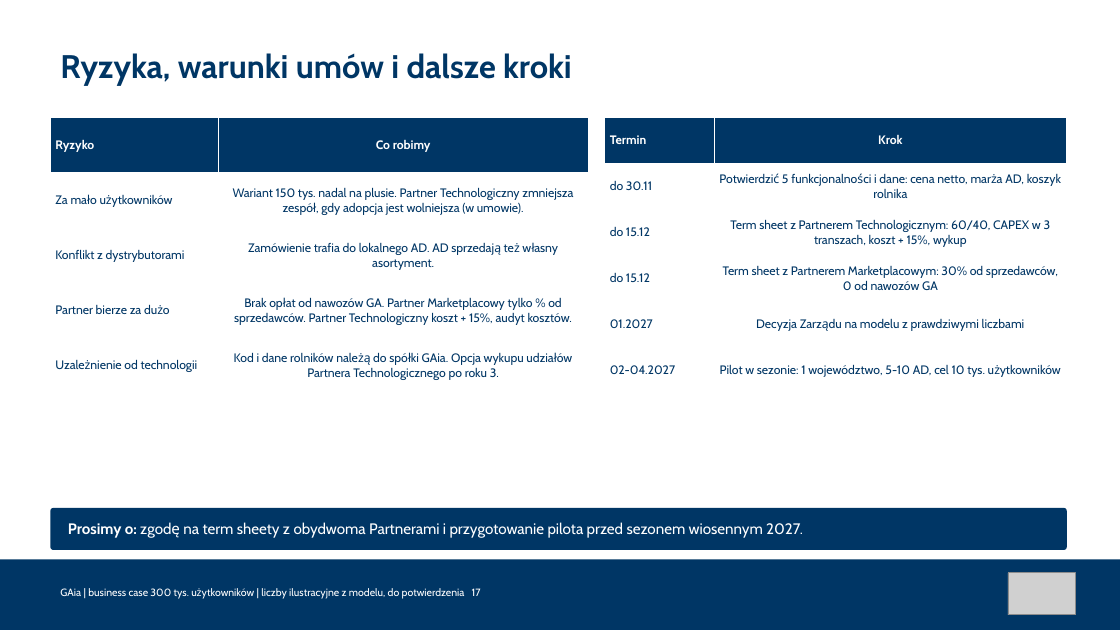
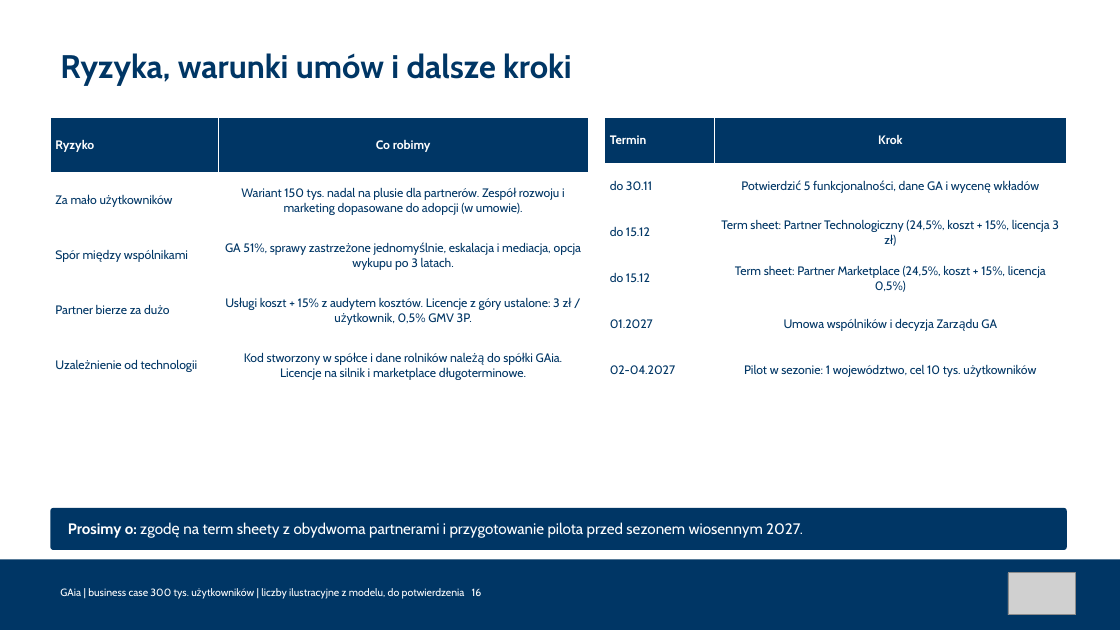
Before and after one commit to Angelika-pruchniak/gaia, a slide deck: slide 16 of GA_GAia_business_case_300k.pptx (slide 17 before the commit). Drawn at 1120x630 pixels with LibreOffice and Linux fonts; fonts in the diff are those of the drawing; grey boxes stand for pictures. Boxes give left, top, right and bottom in pixels: in the first picture for what was removed or moved away, otherwise in the second. Text is boxed around its words. In the diff, an @@ line names an element or a change of style, - is before the commit and + after.

```diff
--- a/GA_GAia_business_case_300k.pptx
+++ b/GA_GAia_business_case_300k.pptx
@@ table at <box>50,118,588,393</box> @@
-row 2, column 2: Wariant 150 tys. nadal na plusie. Partner Technologiczny zmniejsza zespół, gdy adopcja jest wolniejsza (w umowie).
+row 2, column 2: Wariant 150 tys. nadal na plusie dla partnerów. Zespół rozwoju i marketing dopasowane do adopcji (w umowie).
-row 3, column 1: Konflikt z dystrybutorami
+row 3, column 1: Spór między wspólnikami
-row 3, column 2: Zamówienie trafia do lokalnego AD. AD sprzedają też własny asortyment.
+row 3, column 2: GA 51%, sprawy zastrzeżone jednomyślnie, eskalacja i mediacja, opcja wykupu po 3 latach.
-row 4, column 2: Brak opłat od nawozów GA. Partner Marketplacowy tylko % od sprzedawców. Partner Technologiczny koszt + 15%, audyt kosztów.
+row 4, column 2: Usługi koszt + 15% z audytem kosztów. Licencje z góry ustalone: 3 zł / użytkownik, 0,5% GMV 3P.
-row 5, column 2: Kod i dane rolników należą do spółki GAia. Opcja wykupu udziałów Partnera Technologicznego po roku 3.
+row 5, column 2: Kod stworzony w spółce i dane rolników należą do spółki GAia. Licencje na silnik i marketplace długoterminowe.
@@ table at <box>605,118,1067,393</box> @@
-row 2, column 2: Potwierdzić 5 funkcjonalności i dane: cena netto, marża AD, koszyk rolnika
+row 2, column 2: Potwierdzić 5 funkcjonalności, dane GA i wycenę wkładów
-row 3, column 2: Term sheet z Partnerem Technologicznym: 60/40, CAPEX w 3 transzach, koszt + 15%, wykup
+row 3, column 2: Term sheet: Partner Technologiczny (24,5%, koszt + 15%, licencja 3 zł)
-row 4, column 2: Term sheet z Partnerem Marketplacowym: 30% od sprzedawców, 0 od nawozów GA
+row 4, column 2: Term sheet: Partner Marketplace (24,5%, koszt + 15%, licencja 0,5%)
-row 5, column 2: Decyzja Zarządu na modelu z prawdziwymi liczbami
+row 5, column 2: Umowa wspólników i decyzja Zarządu GA
-row 6, column 2: Pilot w sezonie: 1 województwo, 5-10 AD, cel 10 tys. użytkowników
+row 6, column 2: Pilot w sezonie: 1 województwo, cel 10 tys. użytkowników
@@ text at <box>68,522,803,538</box>: text changed @@
-Prosimy o: zgodę na term sheety z obydwoma Partnerami i przygotowanie pilota przed sezonem wiosennym 2027.
+Prosimy o: zgodę na term sheety z obydwoma partnerami i przygotowanie pilota przed sezonem wiosennym 2027.
@@ text at <box>60,588,482,599</box>: text changed @@
-GAia | business case 300 tys. użytkowników | liczby ilustracyjne z modelu, do potwierdzenia 17
+GAia | business case 300 tys. użytkowników | liczby ilustracyjne z modelu, do potwierdzenia 16
```
Also in this commit, not shown: 12 other slides changed, 3 slides added, 4 slides removed, 10 other files.
